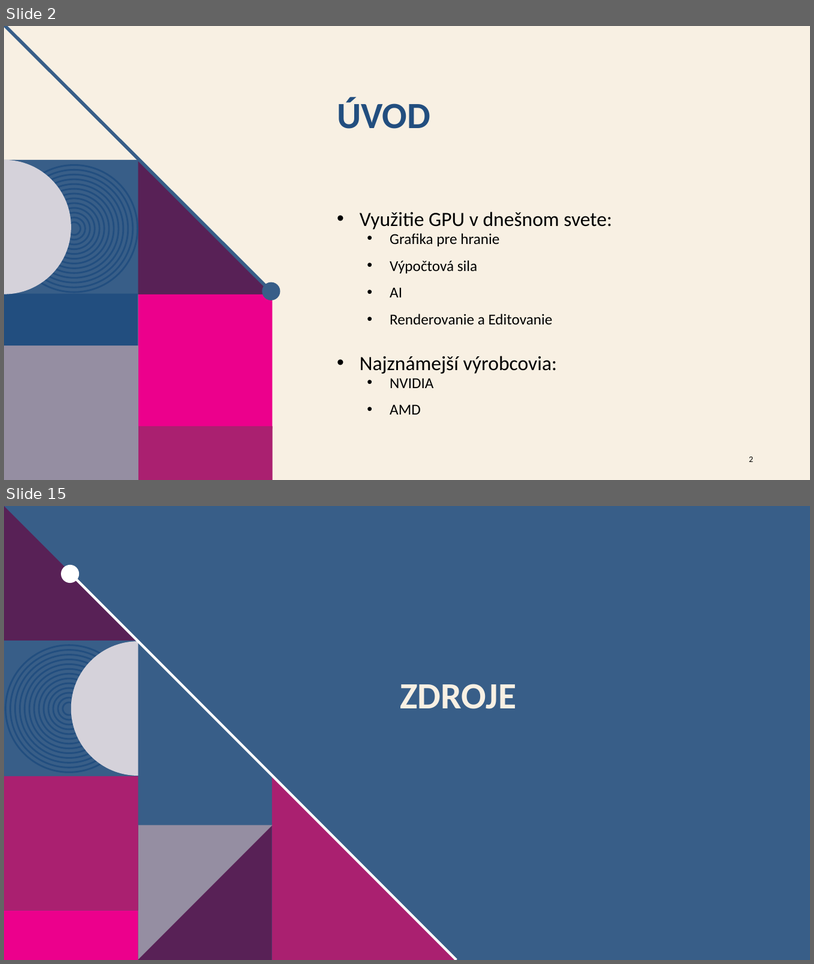
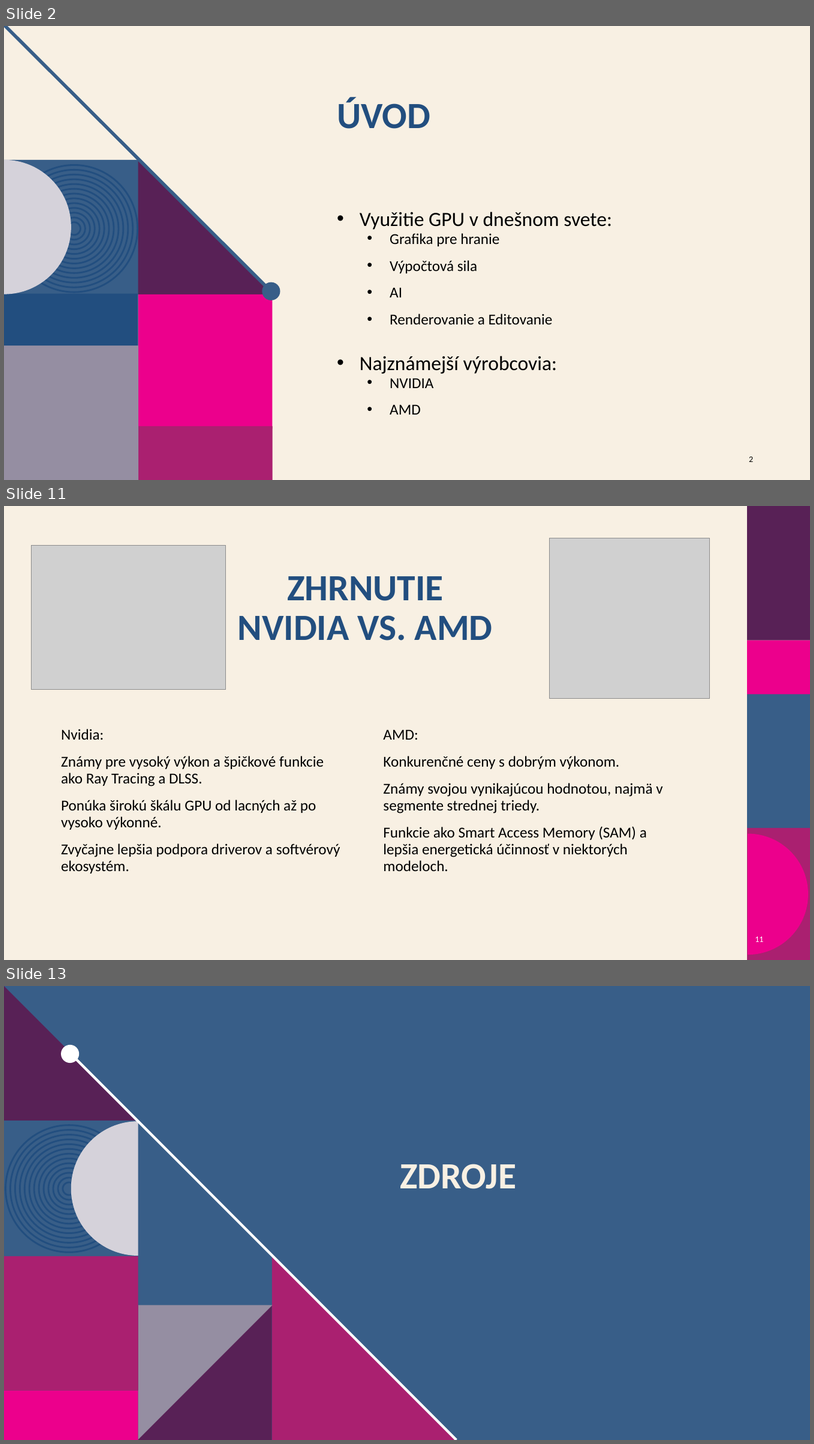
Before and after one commit to JetamAdzak/Rocnikova-praca, a slide deck: ROCNIKOVA_GPU_PREZ.pptx. Shown one above the other, each under a label of ours: slides 2 and 15 before the commit, slides 2, 11 and 13 after it; the slides between them are not shown. The pictures are 814x964 and 814x1444 pixels, drawn with LibreOffice and Linux fonts; fonts in the diff are those of the drawing; grey boxes stand for pictures; background and template pictures are left out. Boxes give left, top, right and bottom in pixels: in the first picture for what was removed or moved away, otherwise in the second. Text is boxed around its words. In the diff, an @@ line names an element or a change of style, - is before the commit and + after.

```diff
--- a/ROCNIKOVA_GPU_PREZ.pptx
+++ b/ROCNIKOVA_GPU_PREZ.pptx
@@ slide 11 added at box(4, 506, 810, 960), background #F8F0E3 @@
@@ picture added at box(549, 538, 710, 699) @@
@@ picture added at box(31, 546, 226, 690) @@
@@ title added at box(238, 576, 493, 640), 44 pt, text #224E7F, bold @@
+ZHRNUTIE
+NVIDIA VS. AMD
@@ text added at box(61, 729, 341, 873), 18 pt, text #000000 @@
+Nvidia:
+Známy pre vysoký výkon a špičkové funkcie ako Ray Tracing a DLSS.
+Ponúka širokú škálu GPU od lacných až po vysoko výkonné.
+Zvyčajne lepšia podpora driverov a softvérový ekosystém.
@@ text added at box(383, 729, 663, 871), 18 pt, text #000000 @@
+AMD:
+Konkurenčné ceny s dobrým výkonom.
+Známy svojou vynikajúcou hodnotou, najmä v segmente strednej triedy.
+Funkcie ako Smart Access Memory (SAM) a lepšia energetická účinnosť v niektorých modeloch.
@@ group added at box(747, 506, 810, 960): 4 rectangles, 1 freeform shape @@
@@ page number added at box(755, 936, 764, 942), 10 pt, text #FFFFFF @@
+11
@@ what was slide 15 is now slide 13 @@
```
Also in this commit, not shown: 7 slides changed, 2 other slides added, 5 slides removed.
